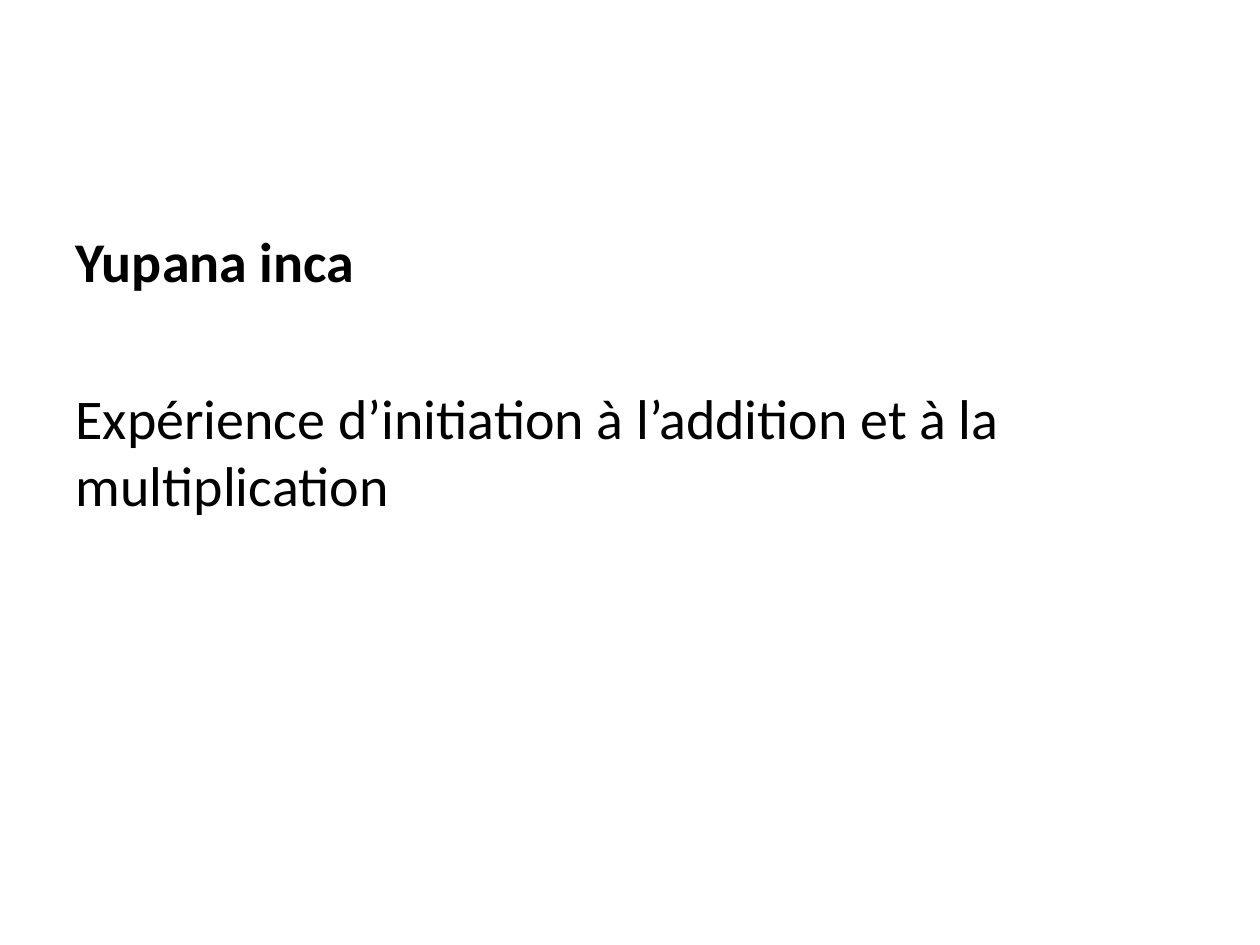
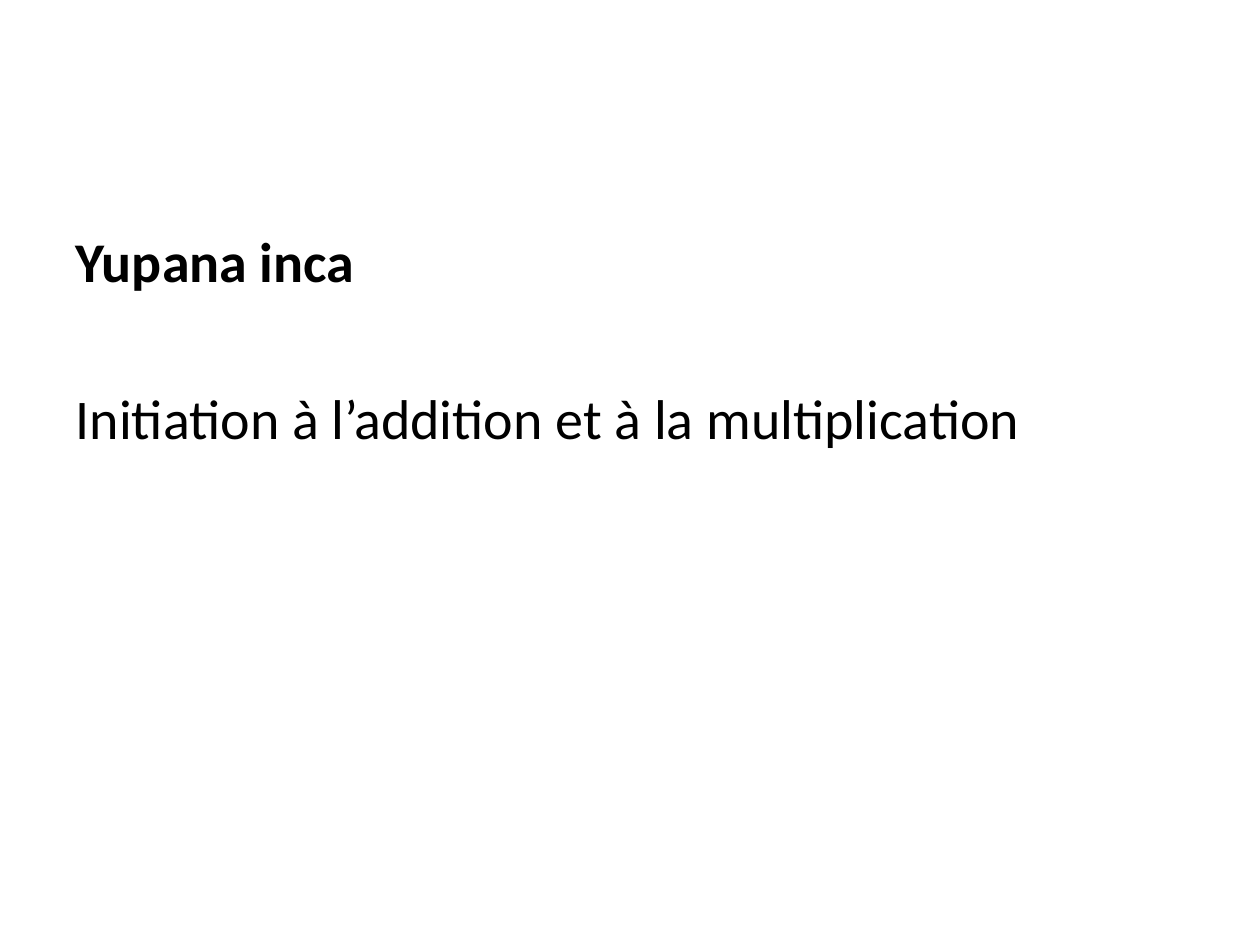
Before and after one commit to albamath/Marseille, a slide deck: slide 4 of 2020-06-01.pptx. Drawn at 1260x945 pixels with LibreOffice and Linux fonts; fonts in the diff are those of the drawing. Boxes give left, top, right and bottom in pixels: in the first picture for what was removed or moved away, otherwise in the second. Text is boxed around its words. In the diff, an @@ line names an element or a change of style, - is before the commit and + after.

```diff
--- a/2020-06-01.pptx
+++ b/2020-06-01.pptx
@@ text at (76,399,1019,448): text changed @@
-Expérience d’initiation à l’addition et à la multiplication
+Initiation à l’addition et à la multiplication
```
Also in this commit, not shown: 13 other slides changed, 5 other files.
